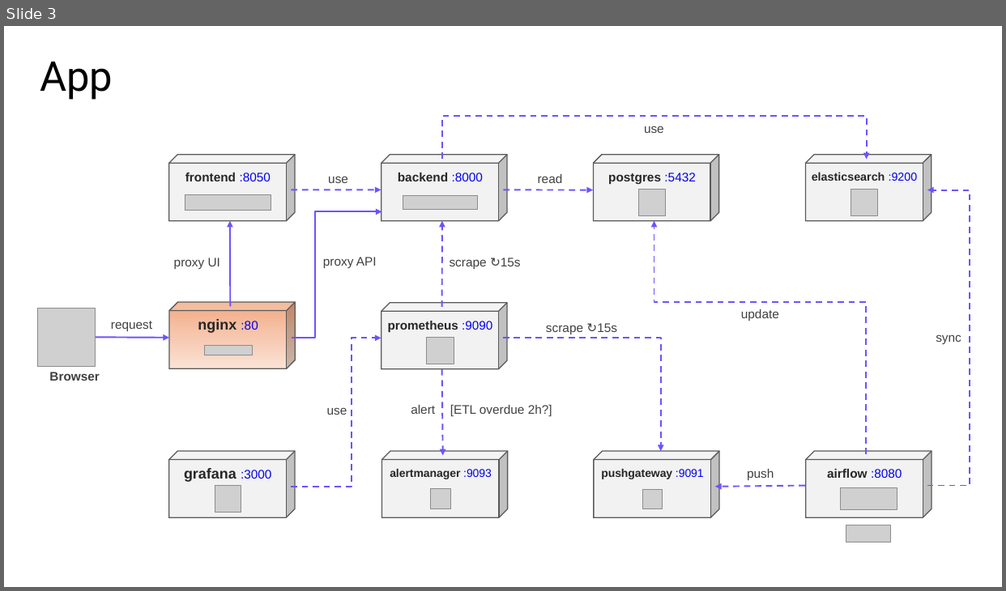
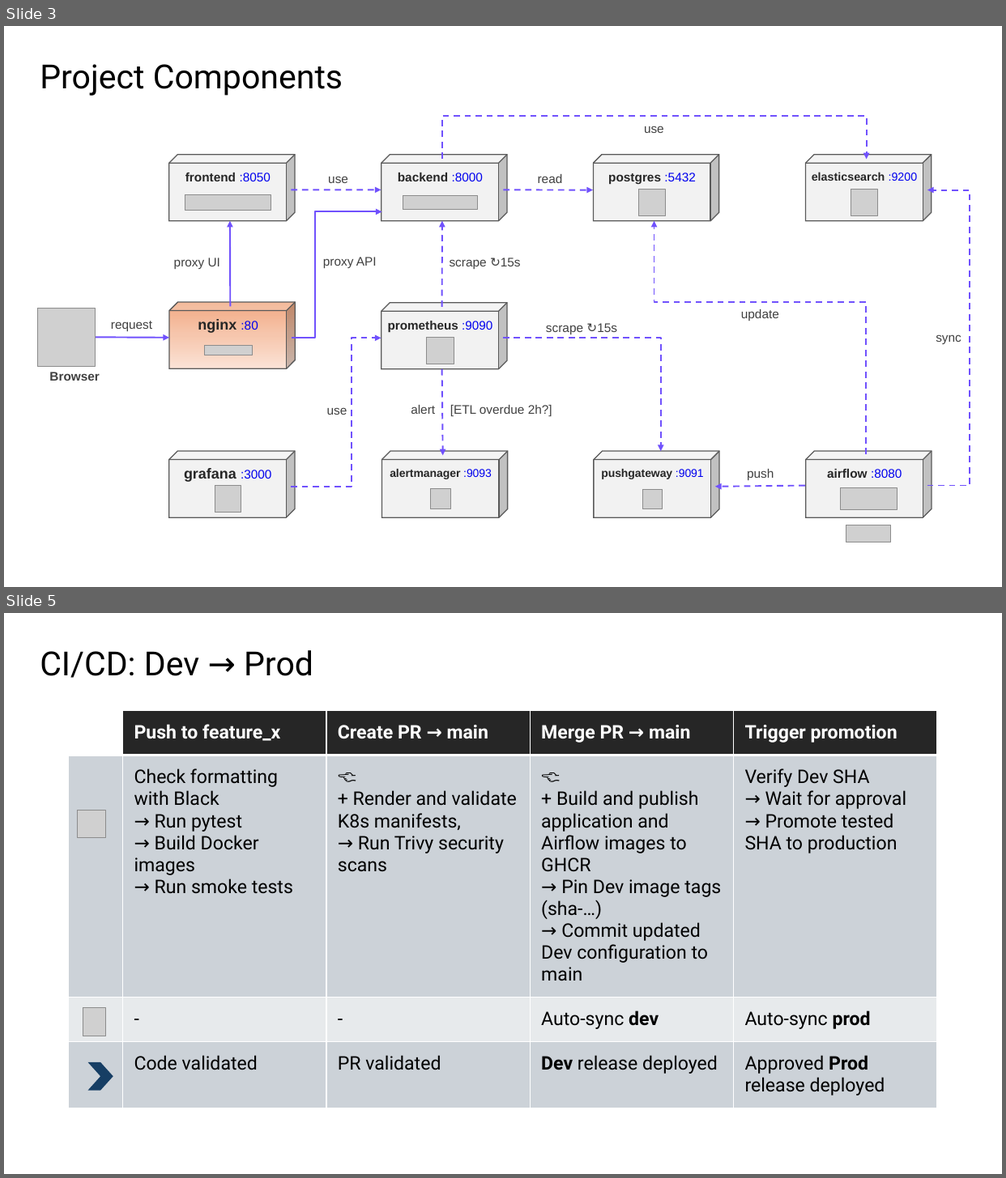
Before and after one commit to skrutikov/german-job-market-analytics, a slide deck: docs/defence2/Defence.pptx. Shown one above the other, each under a label of ours: slide 3 before the commit, slides 3 and 5 after it; the slides between them are not shown. The pictures are 1006x591 and 1006x1178 pixels, drawn with LibreOffice and Linux fonts; fonts in the diff are those of the drawing; grey boxes stand for pictures. Boxes give left, top, right and bottom in pixels: in the first picture for what was removed or moved away, otherwise in the second. Text is boxed around its words. In the diff, an @@ line names an element or a change of style, - is before the commit and + after.

```diff
--- a/docs/defence2/Defence.pptx
+++ b/docs/defence2/Defence.pptx
@@ slide 5 added at box(4, 613, 1002, 1174), background #FFFFFF @@
@@ title added at box(40, 650, 313, 678), 32 pt, text #000000 @@
+CI/CD: Dev → Prod
@@ table added at box(68, 711, 937, 1115), 4 rows, 5 columns @@
+ | Push to feature_x | Create PR → main | Merge PR → main | Trigger promotion
+ | Check formatting with Black / → Run pytest / → Build Docker images / → Run smoke tests | 👈 / + Render and validate K8s manifests, / → Run Trivy security scans | 👈 / + Build and publish application and Airflow images to GHCR / → Pin Dev image tags (sha-…) / → Commit updated Dev configuration to main | Verify Dev SHA / → Wait for approval / → Promote tested SHA to production
+ | - | - | Auto-sync dev | Auto-sync prod
+ | Code validated | PR validated | Dev release deployed | Approved Prod release deployed
@@ picture added at box(78, 811, 105, 838) @@
@@ picture added at box(83, 1008, 106, 1036) @@
@@ chevron added at box(88, 1063, 113, 1091), fill #163E64 @@
@@ slide 3 changed as well @@
@@ title at box(40, 64, 343, 96): text changed; size 39.6 to 32 pt @@
-App
+Project Components
```
Also in this commit, not shown: 2 other slides changed, 2 other slides added, 1 slide removed, 1 other file.
